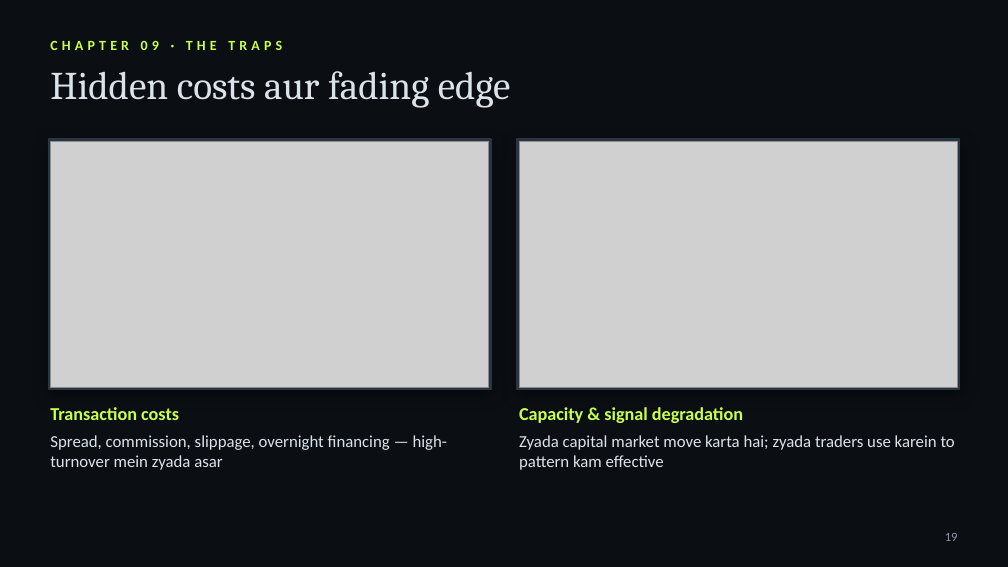
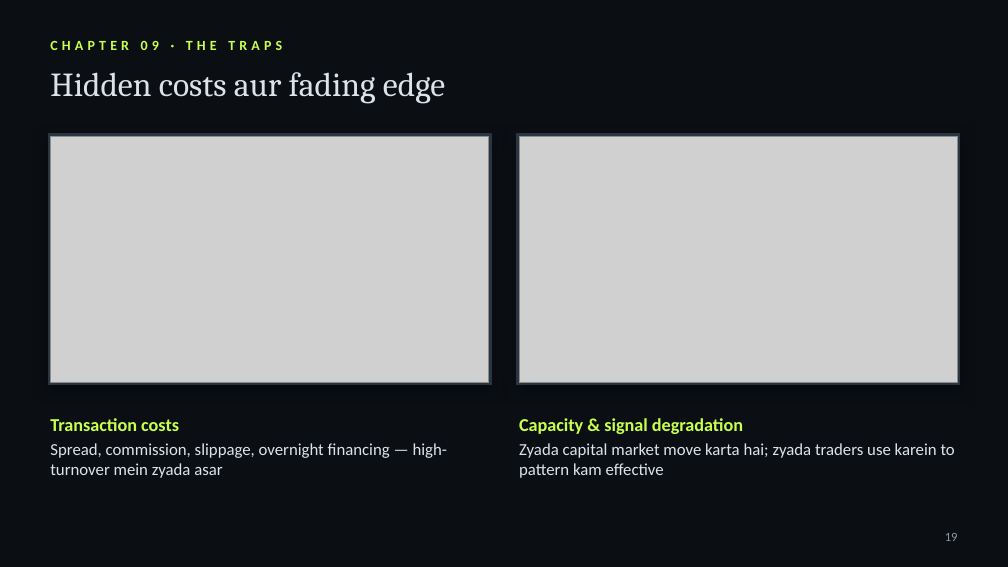
Before and after one commit to kashishchoudhary218-bot/nomi-trades-app, a slide deck: slide 19 of video/jim-simons-documentary/deck/The-Mathematicians-Edge-Hinglish.pptx. Drawn at 1008x567 pixels with LibreOffice and Linux fonts; fonts in the diff are those of the drawing; grey boxes stand for pictures. Boxes give left, top, right and bottom in pixels: in the first picture for what was removed or moved away, otherwise in the second. Text is boxed around its words. In the diff, an @@ line names an element or a change of style, - is before the commit and + after.

```diff
--- a/video/jim-simons-documentary/deck/The-Mathematicians-Edge-Hinglish.pptx
+++ b/video/jim-simons-documentary/deck/The-Mathematicians-Edge-Hinglish.pptx
@@ text "Hidden costs aur fading edge" at [50, 72, 445, 104]: size 28 to 24 pt @@
@@ 2 pictures, 2 rectangles: place and size @@
-2 pictures, 2 rectangles at [48, 139, 960, 390]
+2 pictures, 2 rectangles at [48, 134, 960, 385]
@@ text at [50, 418, 179, 431]: paragraph added @@
+Transaction costs
@@ text "Transaction costs": place and size @@
-text "Transaction costs" at [50, 435, 447, 470]
+text "Transaction costs" at [50, 418, 447, 478]
@@ text removed at [50, 407, 179, 420] @@
-Transaction costs
@@ text at [519, 418, 743, 434]: paragraph added @@
+Capacity & signal degradation
@@ text "Capacity & signal degradation": place and size @@
-text "Capacity & signal degradation" at [519, 435, 955, 470]
+text "Capacity & signal degradation" at [519, 418, 955, 478]
@@ text removed at [519, 407, 743, 423] @@
-Capacity & signal degradation
```
Also in this commit, not shown: 20 other slides changed, 3 other files.
